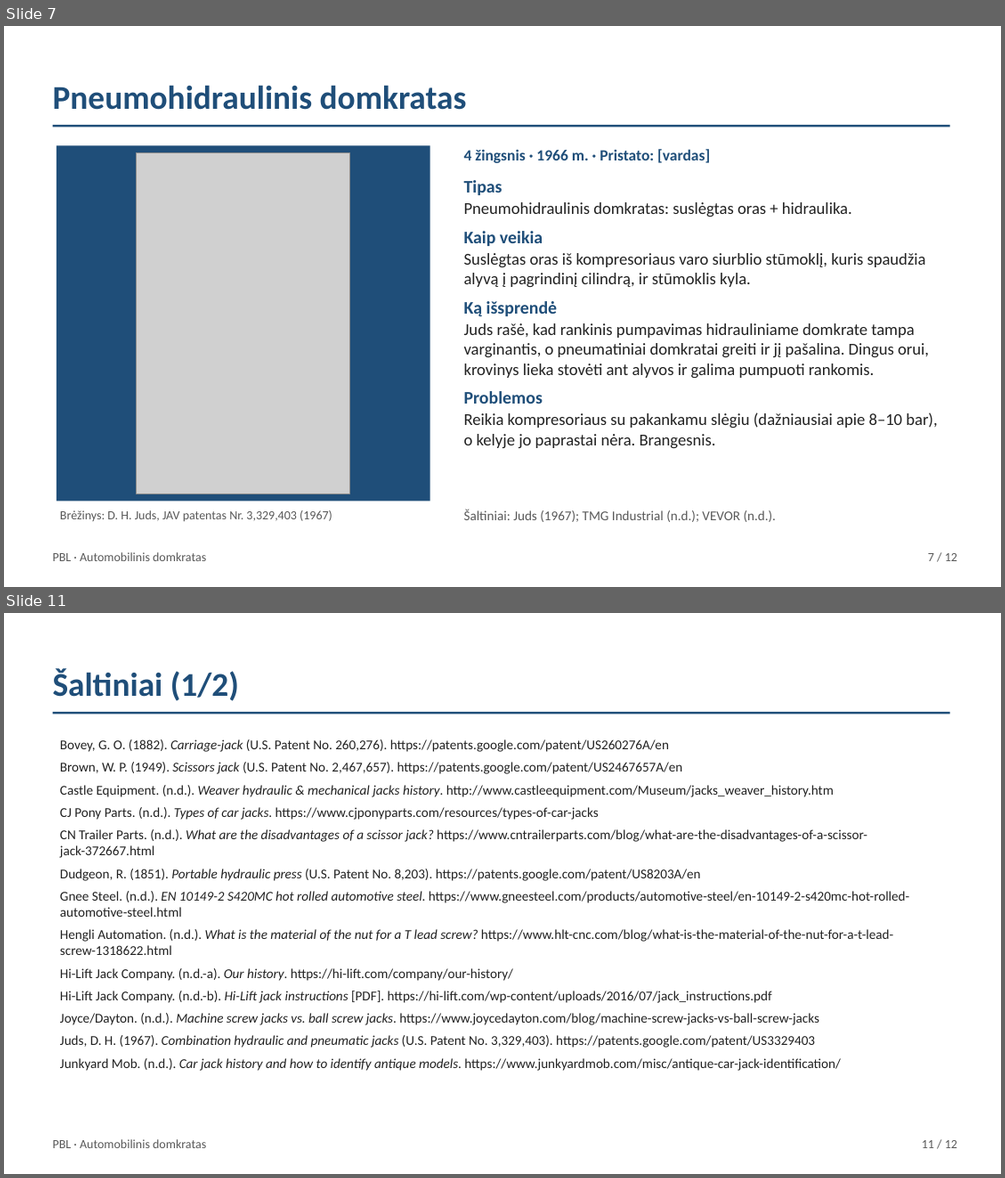
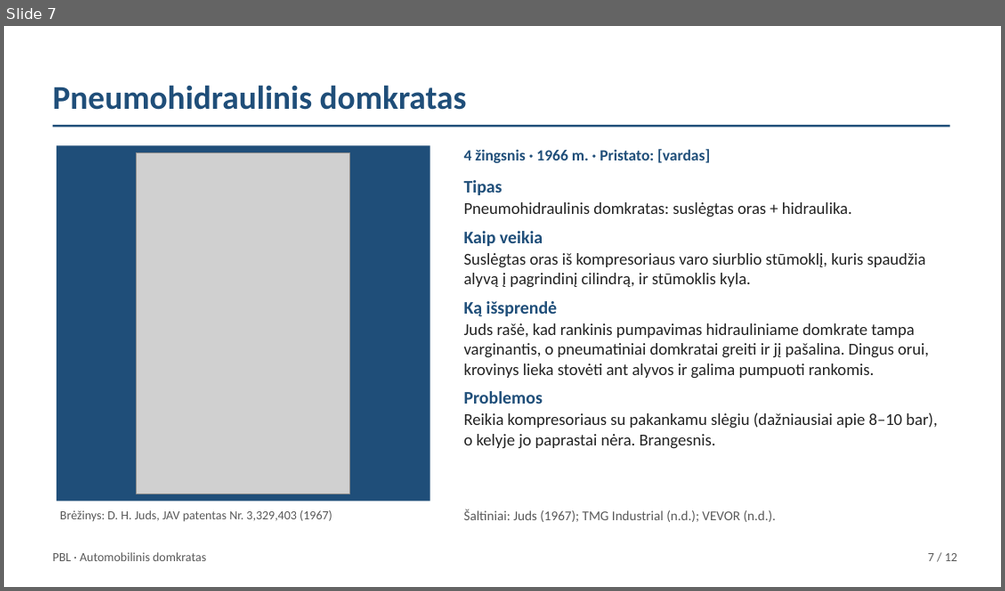
Before and after one commit to Goblinukas-beep/Ye, a slide deck: domkratas-ta1/domkratas-ta1.pptx. Shown one above the other, each under a label of ours: slides 7 and 11 before the commit, slide 7 after it; the slides between them are not shown. The pictures are 1005x1178 and 1005x591 pixels, drawn with LibreOffice and Linux fonts; fonts in the diff are those of the drawing; grey boxes stand for pictures. Boxes give left, top, right and bottom in pixels: in the first picture for what was removed or moved away, otherwise in the second. Text is boxed around its words. In the diff, an @@ line names an element or a change of style, - is before the commit and + after.

```diff
--- a/domkratas-ta1/domkratas-ta1.pptx
+++ b/domkratas-ta1/domkratas-ta1.pptx
@@ slide 11 removed at <box>4,613,1001,1174</box>, background #FFFFFF @@
@@ text removed at <box>53,668,239,701</box> @@
-Šaltiniai (1/2)
@@ rectangle removed at <box>53,712,950,714</box> @@
@@ text removed at <box>60,739,909,1070</box> @@
-Bovey, G. O. (1882). Carriage-jack (U.S. Patent No. 260,276). https://patents.google.com/patent/US260276A/en
-Brown, W. P. (1949). Scissors jack (U.S. Patent No. 2,467,657). https://patents.google.com/patent/US2467657A/en
-Castle Equipment. (n.d.). Weaver hydraulic & mechanical jacks history. http://www.castleequipment.com/Museum/jacks_weaver_history.htm
-CJ Pony Parts. (n.d.). Types of car jacks. https://www.cjponyparts.com/resources/types-of-car-jacks
-CN Trailer Parts. (n.d.). What are the disadvantages of a scissor jack? https://www.cntrailerparts.com/blog/what-are-the-disadvantages-of-a-scissor-jack-372667.html
-Dudgeon, R. (1851). Portable hydraulic press (U.S. Patent No. 8,203). https://patents.google.com/patent/US8203A/en
-Gnee Steel. (n.d.). EN 10149-2 S420MC hot rolled automotive steel. https://www.gneesteel.com/products/automotive-steel/en-10149-2-s420mc-hot-rolled-automotive-steel.html
-Hengli Automation. (n.d.). What is the material of the nut for a T lead screw? https://www.hlt-cnc.com/blog/what-is-the-material-of-the-nut-for-a-t-lead-screw-1318622.html
-Hi-Lift Jack Company. (n.d.-a). Our history. https://hi-lift.com/company/our-history/
-Hi-Lift Jack Company. (n.d.-b). Hi-Lift jack instructions [PDF]. https://hi-lift.com/wp-content/uploads/2016/07/jack_instructions.pdf
-Joyce/Dayton. (n.d.). Machine screw jacks vs. ball screw jacks. https://www.joycedayton.com/blog/machine-screw-jacks-vs-ball-screw-jacks
-Juds, D. H. (1967). Combination hydraulic and pneumatic jacks (U.S. Patent No. 3,329,403). https://patents.google.com/patent/US3329403
-Junkyard Mob. (n.d.). Car jack history and how to identify antique models. https://www.junkyardmob.com/misc/antique-car-jack-identification/
@@ text removed at <box>53,1139,206,1148</box> @@
-PBL · Automobilinis domkratas
@@ text removed at <box>922,1140,957,1148</box> @@
-11 / 12
```
Also in this commit, not shown: 7 slides changed, 1 slide added, 2 other files.
